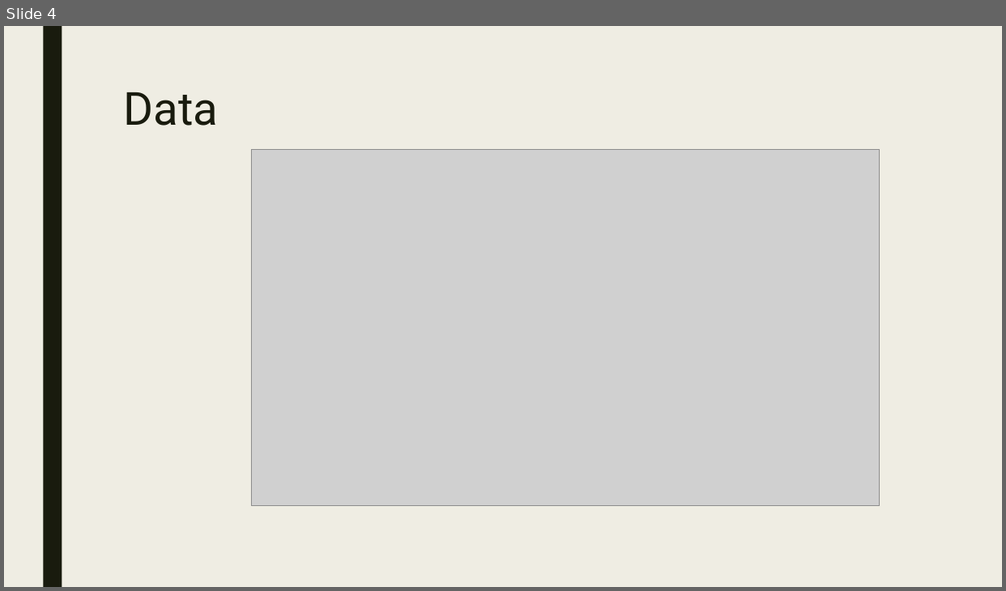
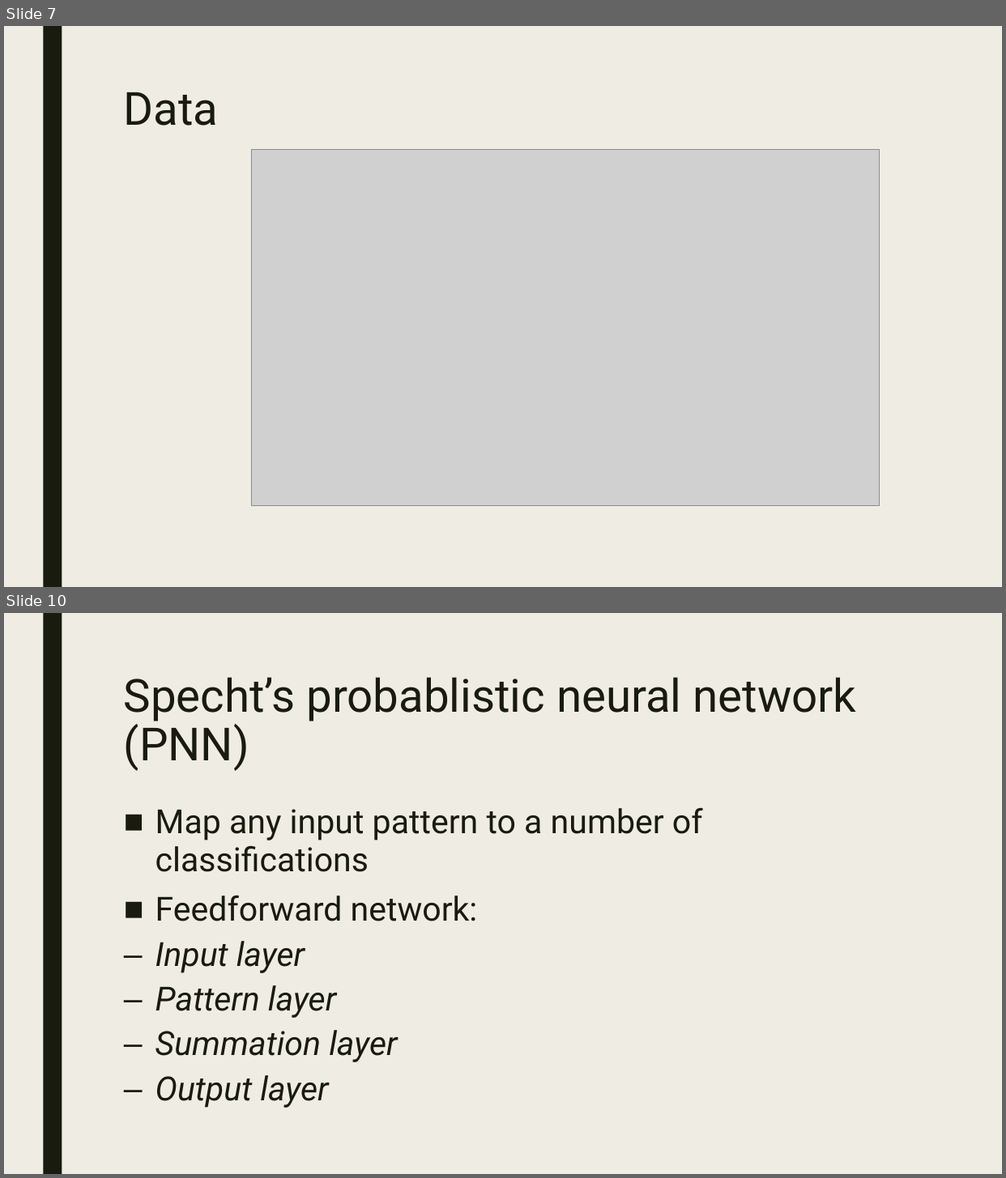
Before and after one commit to keerats7/Research, a slide deck: ProgressReport.pptx. Shown one above the other, each under a label of ours: slide 4 before the commit, slides 7 and 10 after it; the slides between them are not shown. The pictures are 1006x591 and 1006x1178 pixels, drawn with LibreOffice and Linux fonts; fonts in the diff are those of the drawing; grey boxes stand for pictures. Boxes give left, top, right and bottom in pixels: in the first picture for what was removed or moved away, otherwise in the second. Text is boxed around its words. In the diff, an @@ line names an element or a change of style, - is before the commit and + after.

```diff
--- a/ProgressReport.pptx
+++ b/ProgressReport.pptx
@@ slide 10 added at [4,613,1002,1174], background #EFEDE3; not listed: 1 template element that a slide beside it also shows @@
@@ title added at [124,677,857,771], 44 pt, text #191B0E @@
+Specht’s probablistic neural network (PNN)
@@ text added at [155,808,703,1108], 32 pt, text #191B0E @@
+■ Map any input pattern to a number of classifications
+■ Feedforward network:
+  – Input layer
+  – Pattern layer
+  – Summation layer
+  – Output layer
@@ what was slide 4 is now slide 7 @@
```
Also in this commit, not shown: 1 slide changed, 6 other slides added, 2 slides removed.
